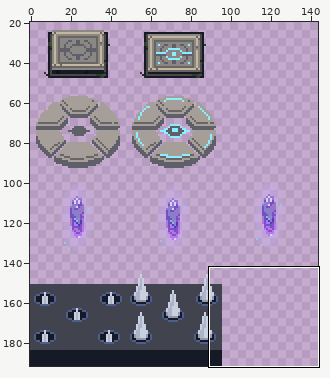
Sprite sheet -- releases/techdemo/img/characters/$Pressure-Plate.png. Above: a wide view before the commit, with the close-up outlined.
Close-up. First the earlier version:
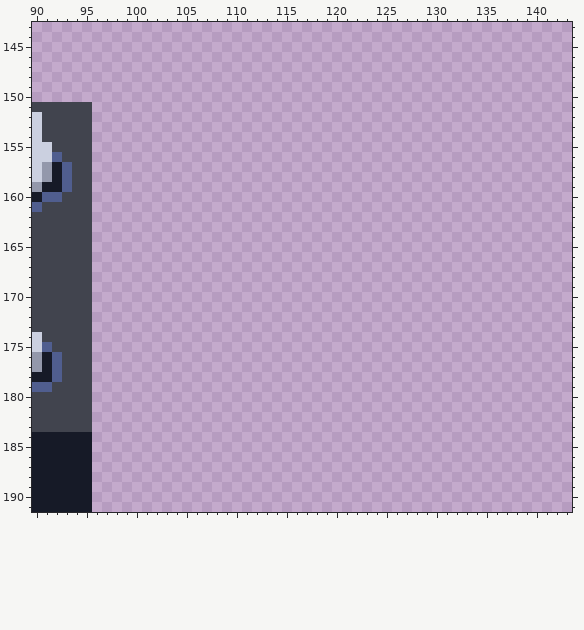
The file is 144x192 pixels. Pixels under 10% opacity are left out. Colours within 5 levels of each other are drawn and written as one. Shown: x 90..143, y 143..191. The wide view leaves out empty margins.
The same view after the edit:
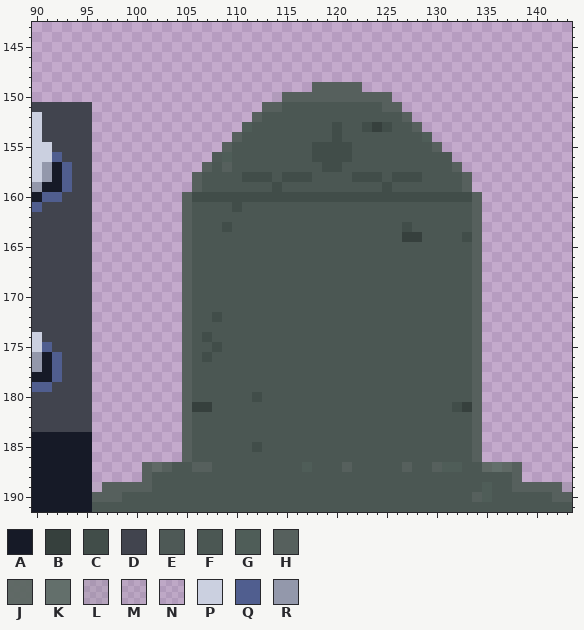
Palette (. is transparent): A #161a27  B #36403d  C #414d49  D #41444e  E #4b5753f8  F #4b5753  G #4f5d58  H #56605d  J #5e6864fb  K #636f6b  L #828b8639  M #868d8d26  N #8993931a  P #cbd0e0  Q #505e8f  R #9398ab
What changed:
y 149: x 118..122 ..... -> HHHHH
y 150: x 114..125 ............ -> NHHHHHHHHHHH
y 151: x 113..126 .............. -> HHFFFFFFFFFFHH
y 152: x 112..127 ................ -> HFFFFFFFFFFFFFFH
y 153: x 111..128 .................. -> GFFFFFFFFCFFCBCFFH
y 154: x 110..129 .................... -> HFFFFFFFFFCFFFFFFFFG
y 155: x 109..130 ...................... -> HFFFFFFFFCCCCFFFFFFFFH
y 156: x 108..131 ........................ -> EGFFFFFFFFCCCCFFFFFFFFFF
y 157: x 107..132 .......................... -> HFHFFFFFFFFFCCFFFFFFFFFFFH
y 158: x 106..133 ............................ -> HFFFFCCCFCCCFFFFCCCFCCCFFFFH
y 159: x 106..133 ............................ -> HFFFFFFFCFFFFFFFFFFCFFFFFFFH
y 160: x 105..134 .............................. -> HCCCCCCCCCCCCCCCCCCCCCCCCCCCCH
y 161: x 105..134 .............................. -> HFFFFCFFFFFFFFFFFFFFFFFFFFFFFH
y 162: x 105..134 .............................. -> HFFFFFFFFFFFFFFFFFFFFFFFFFFFFH
y 163: x 105..134 .............................. -> HFFFCFFFFFFFFFFFFFFFFFCFFFFFFH
y 164: x 105..134 .............................. -> HFFFFFFFFFFFFFFFFFFFFFBBFFFFCH
y 165..171: x 105..134 .............................. -> HFFFFFFFFFFFFFFFFFFFFFFFFFFFFH
y 172: x 105..134 .............................. -> HFFCFFFFFFFFFFFFFFFFFFFFFFFFFH
y 173: x 105..134 .............................. -> HFFFFFFFFFFFFFFFFFFFFFFFFFFFFH
y 174: x 105..134 .............................. -> HFCFFFFFFFFFFFFFFFFFFFFFFFFFFH
y 175: x 105..134 .............................. -> HFFCFFFFFFFFFFFFFFFFFFFFFFFFFH
y 176: x 105..134 .............................. -> HFCFFFFFFFFFFFFFFFFFFFFFFFFFFH
y 177..179: x 105..134 .............................. -> HFFFFFFFFFFFFFFFFFFFFFFFFFFFFH
y 180: x 105..134 .............................. -> HFFFFFFCFFFFFFFFFFFFFFFFFFFFFH
y 181: x 105..134 .............................. -> HBBFFFFFFFFFFFFFFFFFFFFFFFFCBH
y 182..184: x 105..134 .............................. -> HFFFFFFFFFFFFFFFFFFFFFFFFFFFFH
y 185: x 105..134 .............................. -> HFFFFFFCFFFFFFFFFFFFFFFFFFFFFH
y 186: x 105..134 .............................. -> HFFFFFFFFFFFFFFFFFFFFFFFFFFFFH
y 187: x 101..138 ...................................... -> HJHFFHHFFFFFFFFFGFFFHFFFFFHFFHGGFFJKJH
y 188: x 101..138 ...................................... -> HFFFFFFFFFFFFFFFFFFFFFFFFFFFFFFFFFFFFH
y 189: x 96..143 ................................................ -> MHHHHHFFFFFFFFFFFFFFFFFFFFFFFFFFFFFFFFFGFFHHHHHL
y 190: x 96..143 ................................................ -> HHHFFFFFFFFFFFFFFFFFFFFFFFFFFFFFFFFFFFHGFFFFFFHH
y 191: x 96..143 ................................................ -> FFFFFFFFFFFFFFFFFFFFFFFFFFFFFFFFFFFFFFFFFFFFFFFF
